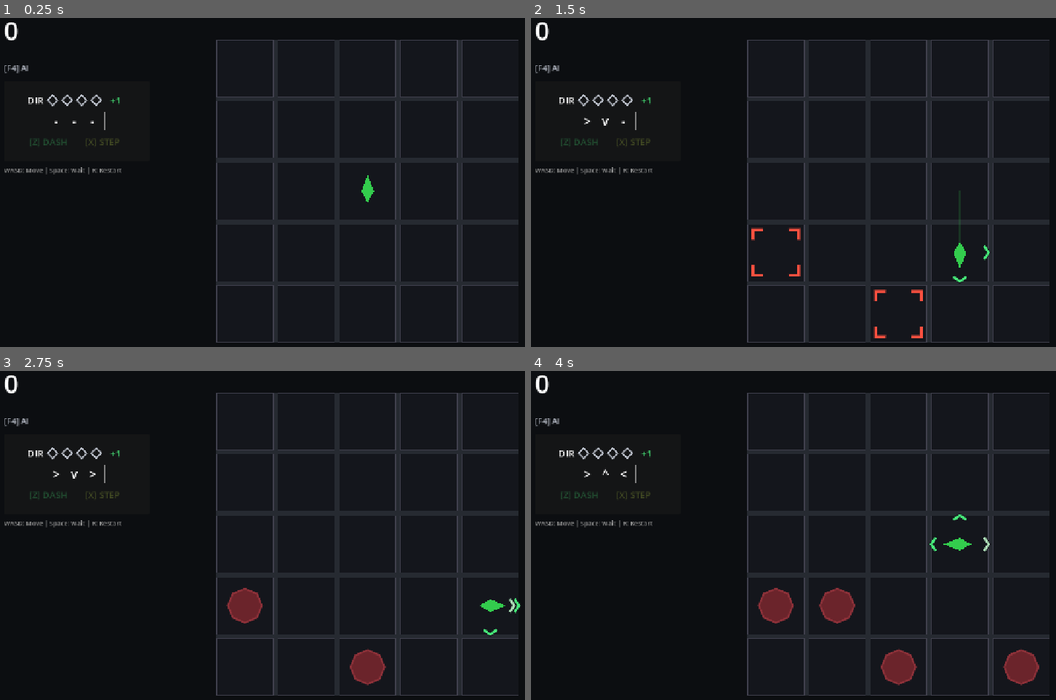
Above: before the commit, frames 1-4 (two rows, left to right).
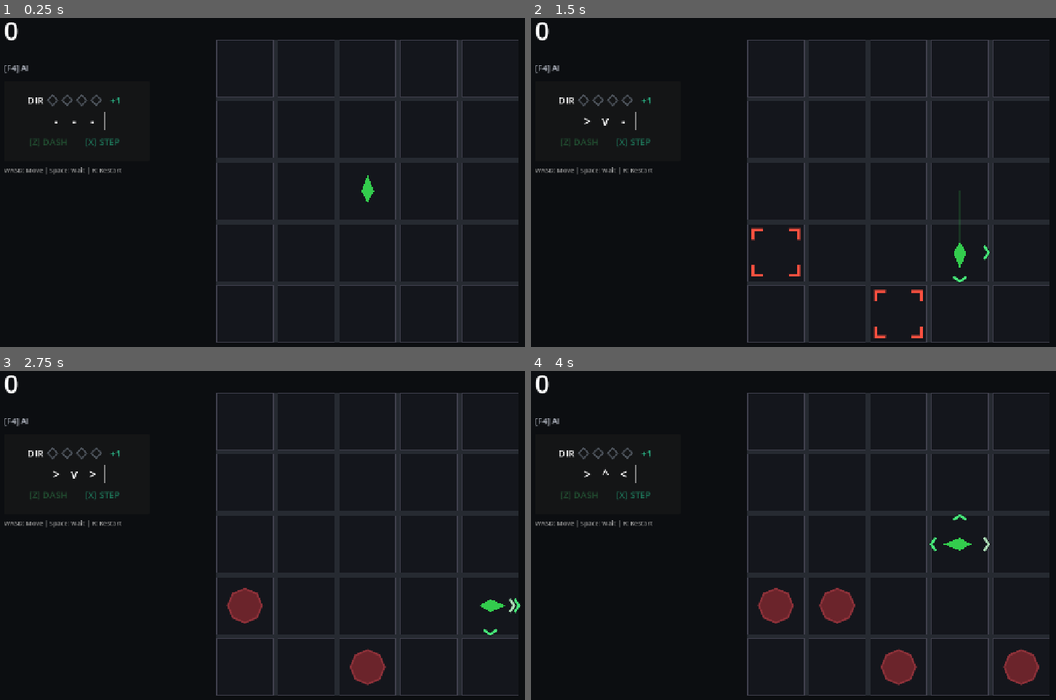
Above: after the commit, the same moments.

Repository: Periodev/DIR_03
Game: Godot game, scene res://scenes/extra_mode/extra_mode.tscn
Same seed, same stepped clock (60 frames per second), same inputs: the game is played once before the commit and once after it. This scene is started directly instead of the project's main scene. Sound files missing from this copy of the repository are replaced by a short silence.
Inputs (mouse positions are in pixels of both pictures, inside the frame that each line leads up to):
- Up to frame 1 (0.25 s): no input
- Up to frame 2 (1.5 s): tap Enter at 0.5 s; move the mouse to (945, 172) at 0.52 s; hold Right (move_right) 0.53-1.28 s; hold X (install_vector) 0.53-1.28 s; click (945, 172) at 0.67 s; tap F5 (reset_level) at 1.25 s; move the mouse to (699, 208) at 1.27 s; hold Down (move_down) from 1.28 s (still down); tap Space (trigger_vector) at 1.35 s
- Up to frame 3 (2.75 s): tap F5 (reset_level) at 2 s; move the mouse to (346, 463) at 2.02 s; release Down (move_down) at 2.03 s; hold Right (move_right) from 2.03 s (still down); hold Z (undo_command) from 2.03 s (still down)
- Up to frame 4 (4 s): tap F5 (reset_level) at 2.75, 3.5 s; move the mouse to (788, 617) at 2.77 s; release Right (move_right) at 2.78 s; release Z (undo_command) at 2.78 s; hold Up (move_up) 2.78-3.53 s; tap Enter at 2.85 s; click (788, 617) at 2.92 s; move the mouse to (993, 598) at 3.52 s; hold Left (move_left) from 3.53 s (still down); tap Keypad Enter at 3.6 s

The runs differ from the first frame. In frame 1, 0.2% of the frame differs, in the area x 8-23%, y 23-39%; in frame 2, 0.2%; in frame 3, 0.2%; in frame 4, 0.2%.

Commit message:
Retune extra energy palette

Diff:
--- a/scripts/extra_mode/Cell.gd
+++ b/scripts/extra_mode/Cell.gd
@@ -7,6 +7,7 @@
 const DEAD_OUTLINE_COLOR := Color("#8E3139")
 const DEAD_OUTLINE_WIDTH := 2.0
 const SPAWN_WARNING_COLOR := Color("#FF5140")
+const BONUS_STEP_HIGHLIGHT_COLOR := Color(0.1843137, 0.8509804, 0.6274510, 0.12)
 
 var cell_type: int = CharacterData.CellType.LIVE
 var grid_pos: Vector2i = Vector2i.ZERO
@@ -61,7 +62,7 @@
 	var rect = Rect2(0, 0, CELL_SIZE, CELL_SIZE)
 	draw_rect(rect, bg_color)
 	if bonus_step_highlight:
-		draw_rect(rect, Color(0.22, 0.84, 0.91, 0.12))
+		draw_rect(rect, BONUS_STEP_HIGHLIGHT_COLOR)
 
 	# Base border remains stable; spawn warnings use separate red corner brackets.
 	draw_rect(rect, Color(0.25, 0.25, 0.30), false, 1.0)
--- a/scripts/extra_mode/EnergySlot.gd
+++ b/scripts/extra_mode/EnergySlot.gd
@@ -4,8 +4,11 @@
 const SLOT_SIZE := Vector2(30.0, 36.0)
 const RADIUS := 11.0
 const OUTLINE_WIDTH := 2.0
-const OUTLINE_COLOR := Color(0.72, 0.74, 0.78)
-const FILL_COLOR := Color(0.28, 0.92, 0.48)
+const OUTLINE_COLOR := Color("#4A5058")
+const FILL_COLOR := Color("#2FD9A0")
+const FULL_FILL_COLOR := Color("#3BE8B4")
+const FULL_OUTLINE_COLOR := Color("#DFFFE9")
+const FULL_OUTLINE_WIDTH := 1.5
 
 var fill_ratio: float = 0.0
 
@@ -28,8 +31,12 @@
 		center + Vector2(0.0, RADIUS),
 		center + Vector2(-RADIUS, 0.0),
 	])
+	var outline_color := OUTLINE_COLOR
+	var outline_width := OUTLINE_WIDTH
 	if fill_ratio >= 1.0:
-		draw_colored_polygon(diamond, FILL_COLOR)
+		draw_colored_polygon(diamond, FULL_FILL_COLOR)
+		outline_color = FULL_OUTLINE_COLOR
+		outline_width = FULL_OUTLINE_WIDTH
 	elif fill_ratio >= 0.75:
 		var lower_half := PackedVector2Array([
 			center + Vector2(-RADIUS, 0.0),
@@ -57,4 +64,4 @@
 			center + Vector2(RADIUS, 0.0),
 		])
 		draw_colored_polygon(lower_right_quarter, FILL_COLOR)
-	draw_polyline(diamond + PackedVector2Array([diamond[0]]), OUTLINE_COLOR, OUTLINE_WIDTH, true)
+	draw_polyline(diamond + PackedVector2Array([diamond[0]]), outline_color, outline_width, true)
--- a/scripts/extra_mode/HUD.gd
+++ b/scripts/extra_mode/HUD.gd
@@ -1,7 +1,9 @@
 extends CanvasLayer
 
-const ENERGY_GAIN_COLOR := Color(0.28, 0.92, 0.48)
+const ENERGY_GAIN_COLOR := Color("#2FD9A0")
 const ENERGY_GAIN_IDLE_COLOR := Color(1.0, 1.0, 1.0, 0.28)
+const STEP_AVAILABLE_COLOR := Color("#2FD9A0")
+const STEP_UNAVAILABLE_COLOR := Color("#1E7A5C")
 const SIDEBAR_MARGIN := 20.0
 const SIDEBAR_WIDTH := 320.0
 const STATUS_PANEL_TOP := 158.0
@@ -77,7 +79,7 @@
 	dash_action_label = Label.new()
 	dash_action_label.text = "[X] STEP"
 	dash_action_label.add_theme_font_size_override("font_size", 20)
-	dash_action_label.add_theme_color_override("font_color", Color("#C8E64A"))
+	dash_action_label.add_theme_color_override("font_color", STEP_UNAVAILABLE_COLOR)
 	dash_action_label.custom_minimum_size = Vector2(116, 36)
 	dash_action_label.vertical_alignment = VERTICAL_ALIGNMENT_CENTER
 	dash_action_label.horizontal_alignment = HORIZONTAL_ALIGNMENT_CENTER
@@ -278,7 +280,12 @@
 		var slot_quarter_units: int = clampi(quarter_units - i * 4, 0, 4)
 		var fill_ratio: float = float(slot_quarter_units) / 4.0
 		energy_slots[i].set_fill_ratio(fill_ratio)
-	dash_action_label.modulate = Color.WHITE if quarter_units >= bonus_step_cost or bonus_step_armed else Color(1.0, 1.0, 1.0, 0.28)
+	var step_available: bool = quarter_units >= bonus_step_cost or bonus_step_armed
+	dash_action_label.modulate = Color.WHITE
+	dash_action_label.add_theme_color_override(
+		"font_color",
+		STEP_AVAILABLE_COLOR if step_available else STEP_UNAVAILABLE_COLOR
+	)
 	ultimate_action_label.modulate = Color.WHITE if quarter_units >= 16 or ultimate_steps > 0 else Color(1.0, 1.0, 1.0, 0.28)
 	if ultimate_steps > 0:
 		ultimate_action_label.text = "[Z] DASH %d" % ultimate_steps
--- a/scripts/extra_mode/PLNSlashEffect.gd
+++ b/scripts/extra_mode/PLNSlashEffect.gd
@@ -11,7 +11,8 @@
 const MAX_WIDTH_SHORT := 12.0
 const GLOW_WIDTH := 22.0
 const SCAR_STEPS := 12
-const SLASH_COLOR := Color(0.15, 1.0, 0.55)
+const SLASH_CORE_COLOR := Color("#EAFFF0")
+const SLASH_OUTER_COLOR := Color("#33CC4D")
 const WINDUP := 0.18
 const TAIL_FADE_ALPHA := 0.08
 const TAIL_GLOW_ALPHA := 0.02
@@ -85,8 +86,8 @@
 		var glow_alpha: float = lerpf(TAIL_GLOW_ALPHA, 0.34, t) * alpha
 		pts_core.append(p + perp * (w * _max_width))
 		pts_glow.append(p + perp * (w * _glow_width))
-		colors_core.append(Color(SLASH_COLOR.r, SLASH_COLOR.g, SLASH_COLOR.b, local_alpha))
-		colors_glow.append(Color(SLASH_COLOR.r, SLASH_COLOR.g, SLASH_COLOR.b, glow_alpha))
+		colors_core.append(Color(SLASH_CORE_COLOR.r, SLASH_CORE_COLOR.g, SLASH_CORE_COLOR.b, local_alpha))
+		colors_glow.append(Color(SLASH_OUTER_COLOR.r, SLASH_OUTER_COLOR.g, SLASH_OUTER_COLOR.b, glow_alpha))
 
 	for i in range(SCAR_STEPS, -1, -1):
 		var t: float = float(i) / float(SCAR_STEPS)
@@ -96,8 +97,8 @@
 		var glow_alpha: float = lerpf(TAIL_GLOW_ALPHA, 0.34, t) * alpha
 		pts_core.append(p - perp * (w * _max_width))
 		pts_glow.append(p - perp * (w * _glow_width))
-		colors_core.append(Color(SLASH_COLOR.r, SLASH_COLOR.g, SLASH_COLOR.b, local_alpha))
-		colors_glow.append(Color(SLASH_COLOR.r, SLASH_COLOR.g, SLASH_COLOR.b, glow_alpha))
+		colors_core.append(Color(SLASH_CORE_COLOR.r, SLASH_CORE_COLOR.g, SLASH_CORE_COLOR.b, local_alpha))
+		colors_glow.append(Color(SLASH_OUTER_COLOR.r, SLASH_OUTER_COLOR.g, SLASH_OUTER_COLOR.b, glow_alpha))
 
 	draw_polygon(pts_glow, colors_glow)
 	draw_polygon(pts_core, colors_core)
--- a/scripts/extra_mode/Player.gd
+++ b/scripts/extra_mode/Player.gd
@@ -159,7 +159,7 @@
 	const FILL_WIDTH := 3.0
 	const ACTIVE_COLOR := Color(0.28, 0.92, 0.48)
 	const EXPIRING_COLOR := Color("#ADDEB7")
-	const STEP_FRAME_COLOR := Color("#38D6E8")
+	const STEP_FRAME_COLOR := Color("#2FD9A0")
 	var expiring_count: int = _expiring_count_override
 	if expiring_count < 0 and stored_direction_slots.size() >= stored_direction_max_size:
 		expiring_count = stored_direction_slots.size() - stored_direction_max_size + 1
Not shown, changed: tools/verify_v11_static.ps1
